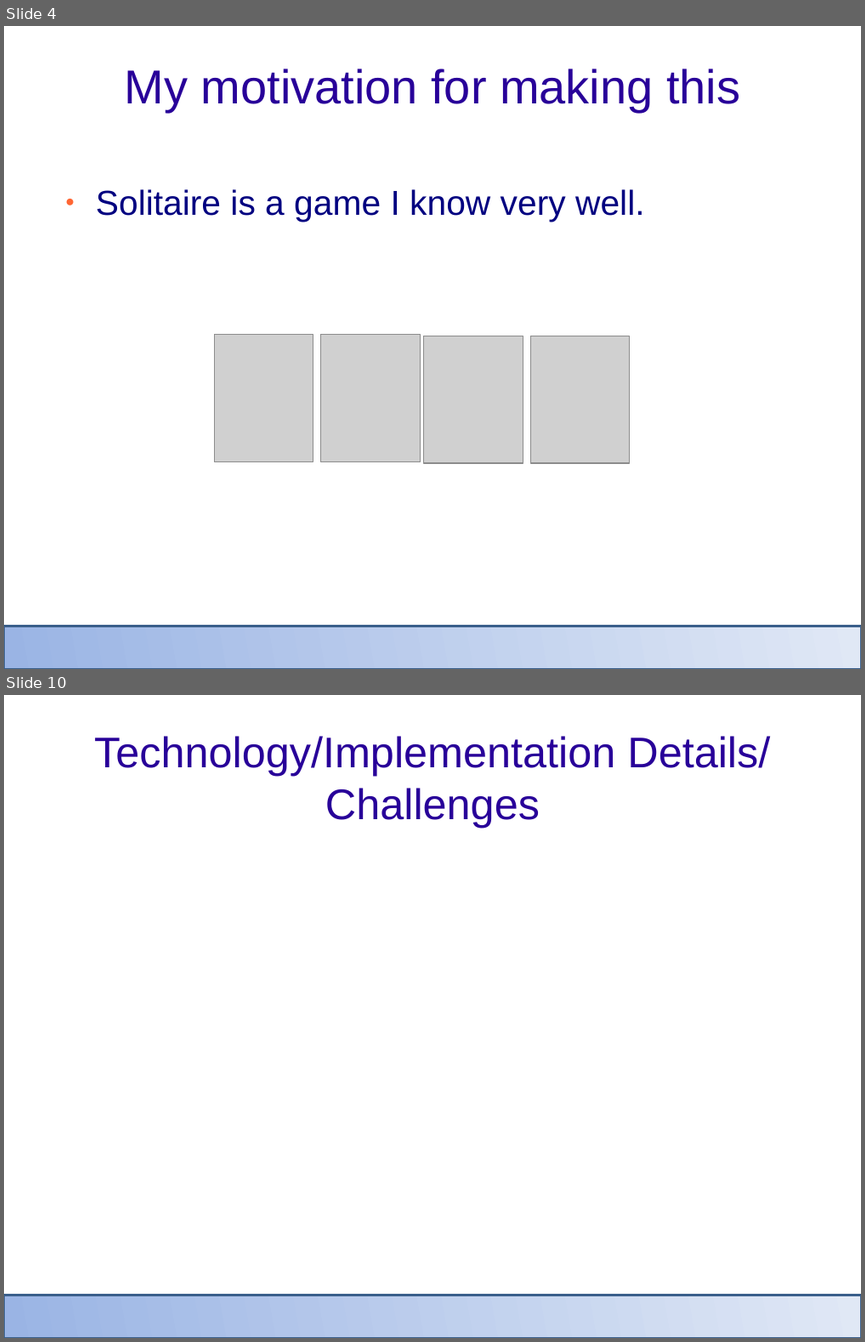
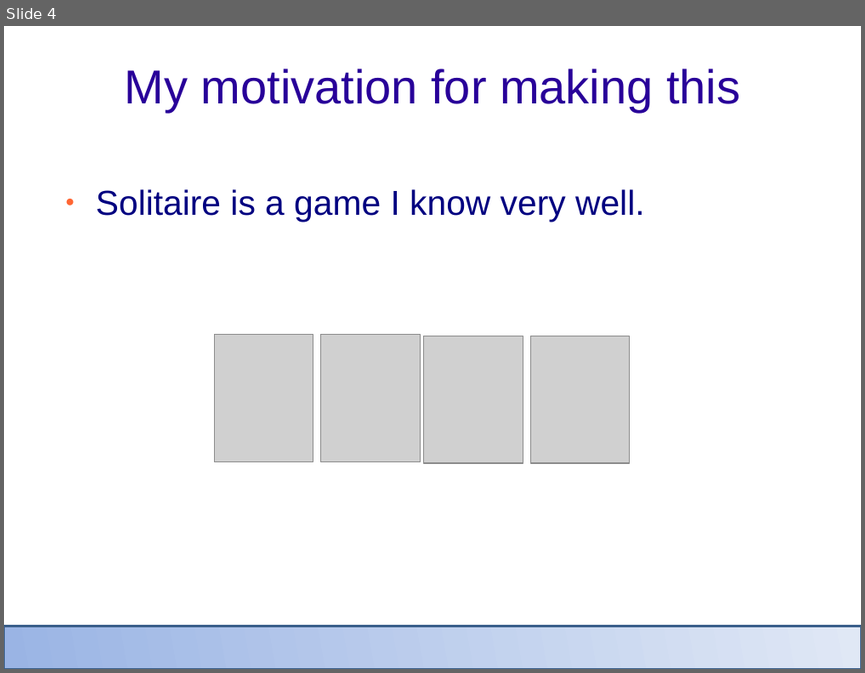
Before and after one commit to atbaird/ATBairdGUIFinalProject, a slide deck: Documentation/Final Presentation.odp. Shown one above the other, each under a label of ours: slides 4 and 10 before the commit, slide 4 after it; the slides between them are not shown. The pictures are 865x1342 and 865x673 pixels, drawn with LibreOffice and Linux fonts; fonts in the diff are those of the drawing; grey boxes stand for pictures; background and template pictures are left out. Boxes give left, top, right and bottom in pixels: in the first picture for what was removed or moved away, otherwise in the second. Text is boxed around its words. In the diff, an @@ line names an element or a change of style, - is before the commit and + after.

```diff
--- a/Documentation/Final Presentation.odp
+++ b/Documentation/Final Presentation.odp
@@ slide 10 removed at [4,695,861,1338], background picture (left out) @@
@@ title removed at [94,736,770,828] @@
-Technology/Implementation Details/ Challenges
@@ rectangle removed at [4,1295,861,1338] @@
```
Also in this commit, not shown: 10 slides changed, 6 other slides removed, 1 other file.
